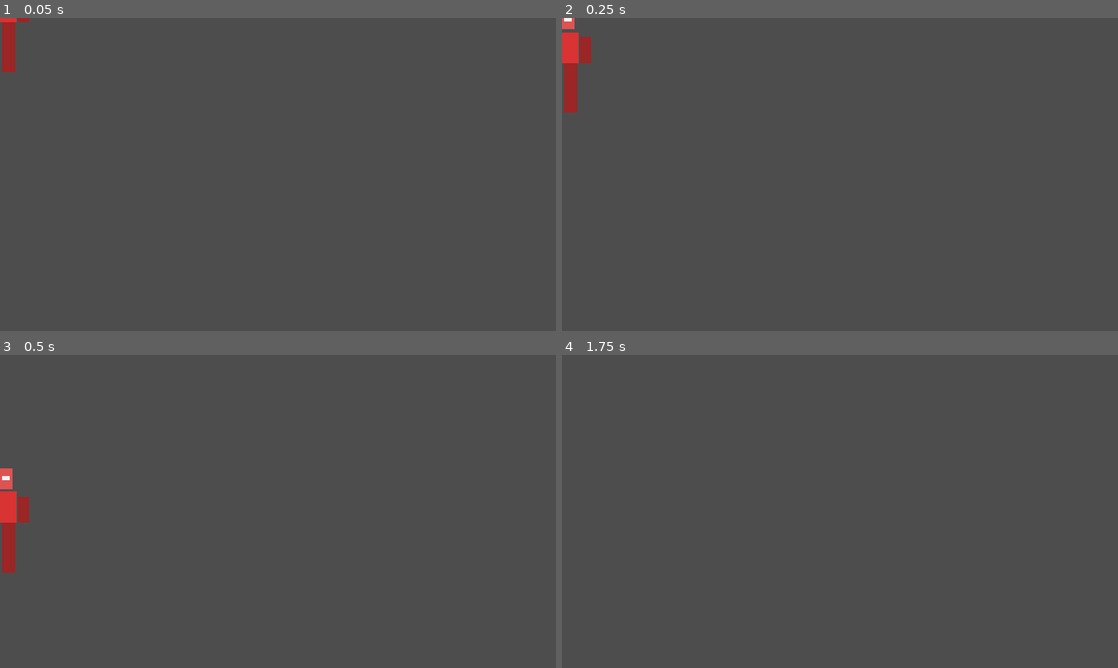
Above: before the commit, frames 1-4 (two rows, left to right).
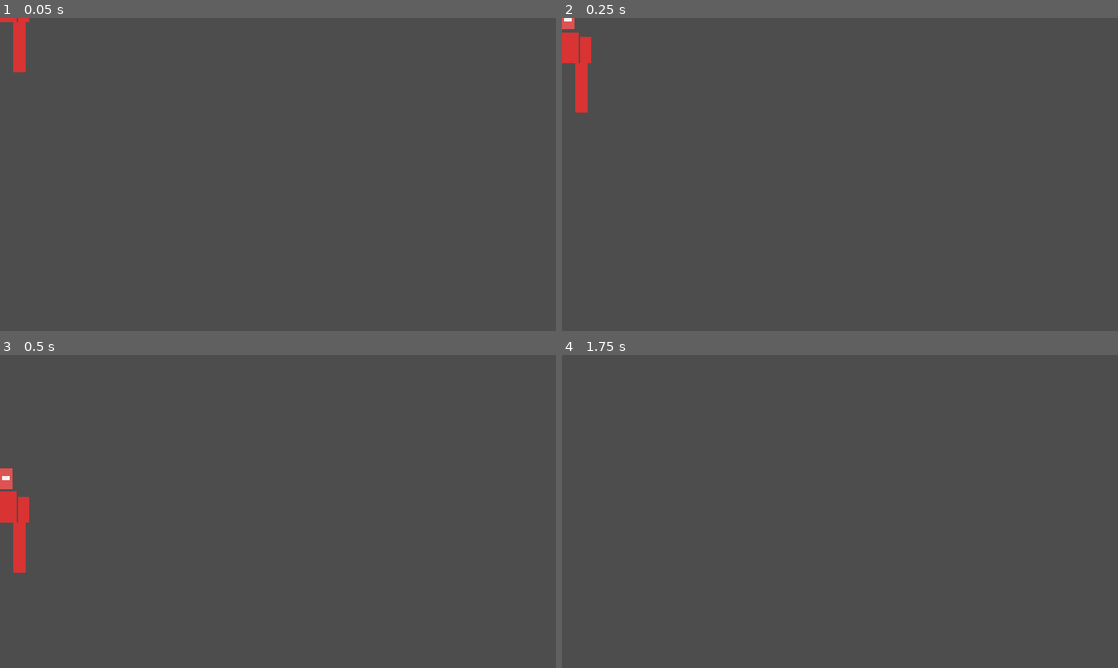
Above: after the commit, the same moments.

Repository: al5ina5/fighter
Game: Godot game, scene res://scenes/Player.tscn
Two runs of this game, one before a commit and one after it. Both use one fixed random seed, a clock stepped at 60 frames per second and the inputs below. This scene is started directly instead of the project's main scene.
Inputs:
- Up to frame 1 (0.05 s): no input
- Up to frame 2 (0.25 s): no input
- Up to frame 3 (0.5 s): no input
- Up to frame 4 (1.75 s): tap Enter (ui_accept) at 0.5, 1.25 s; hold D (p1_move_right) from 0.53 s (still down); tap S (p1_block) at 0.6 s; tap W (p1_jump) at 0.77, 1.52 s; tap R (p1_heavy) at 1.35 s

The runs differ from the first frame. In frame 1, 0.7% of the frame differs, in the area x 0-6%, y 0-18%; in frame 2, 0.8%; in frame 3, 0.8%, in the area x 0-6%, y 45-70%; in frame 4, nothing differs.

Commit message:
Stance pose: lead foot steps forward (clear front leg); no lightening of back limb (stop it reading as damaged)

Diff:
--- a/scripts/Player.gd
+++ b/scripts/Player.gd
@@ -12,6 +12,7 @@
 	"leg_l": 40.0, "leg_r": 40.0,
 }
 const LIMBS := ["head", "torso", "arm_l", "arm_r", "leg_l", "leg_r"]
+const LEG_BASE := {"leg_l": -7.0, "leg_r": 7.0}
 
 const HIGH_L := {"band": "high", "windup": 0.12, "active": 0.08, "recovery": 0.20, "damage": 6.0, "knockback": 200.0, "stun": 0.24, "aim": -14.0, "reach": Vector2(80, 80), "swing": 0.9}
 const HIGH_H := {"band": "high", "windup": 0.24, "active": 0.10, "recovery": 0.34, "damage": 11.0, "knockback": 320.0, "stun": 0.36, "aim": -14.0, "reach": Vector2(90, 90), "swing": 1.1}
@@ -63,6 +64,7 @@
 		_refresh_limb_colors()
 
 	_update_facing()
+	_apply_stance_pose()
 
 	if not is_on_floor():
 		velocity.y += GRAVITY * delta
@@ -339,12 +341,21 @@
 func _limb_color(name: String) -> Color:
 	if name == "head":
 		return body_color.lightened(0.15)
-	if name == "torso":
-		return body_color
+	return body_color
+
+
+func _apply_stance_pose() -> void:
+	if state == State.KO:
+		return
+	var f := float(facing)
 	var lead := "r" if stance == 1 else "l"
-	if name.ends_with("_" + lead):
-		return body_color.darkened(0.28)
-	return body_color.lightened(0.12)
+	for leg in ["leg_l", "leg_r"]:
+		var node: Node2D = _get_limb_node(leg)
+		var base: float = LEG_BASE[leg]
+		if leg.ends_with("_" + lead):
+			node.position.x = base + 8.0 * f
+		else:
+			node.position.x = base - 4.0 * f
 
 
 func _get_limb_body(name: String) -> ColorRect:
